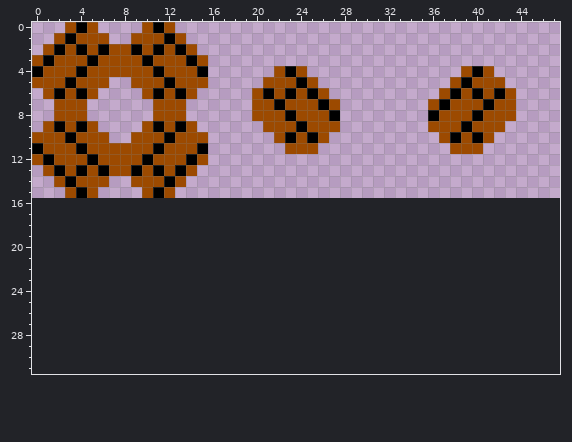
Two versions of one pixel-art sprite, Assets/spritesheets/brick_debris.png. This is how it looked before the edit.
The file is 48x16 pixels. The old version is drawn lined up with the new one, on the new canvas.
The same view after the edit:
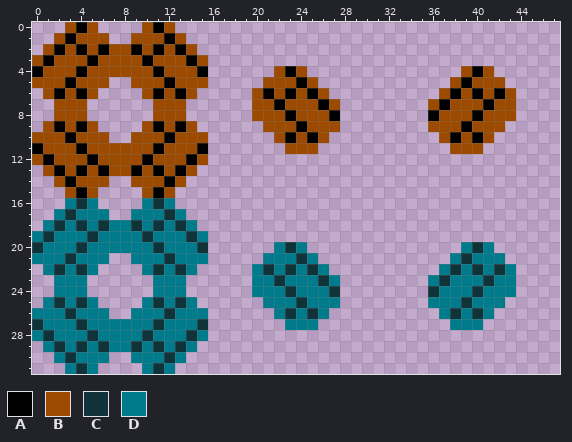
Palette (. is transparent): A #000000  B #9c4a00  C #103239  D #007b8c
The edit:
canvas 48x16 -> 48x32
@@ x 0..47 @@
 15 ...BAB....BAB...................................
-16 ................................................
-17 ................................................
-18 ................................................
-19 ................................................
-20 ................................................
-21 ................................................
-22 ................................................
-23 ................................................
-24 ................................................
-25 ................................................
-26 ................................................
-27 ................................................
-28 ................................................
-29 ................................................
-30 ................................................
-31 ................................................
+16 ...DCD....DCD...................................
+17 ..DCDDD..DDDCD..................................
+18 .DCDCDCDDCDCDCD.................................
+19 DCDDDCDDDDCDDDCD................................
+20 CDDDCDDDDDDCDDDC......DCD..............DCD......
+21 DDDCDDD..DDDCDDD.....DDDCD............DCDDD.....
+22 .DCDCD....DCDCD.....DCDCDCD..........DCDCDCD....
+23 ..DDD......DDD......DDCDDDCD........DCDDDCDD....
+24 ..DDD......DDD......DDDCDDDC........CDDDCDDD....
+25 .DCDCD....DCDCD......DDDCDDD........DDDCDDD.....
+26 DDDCDDD..DDDCDDD......DCDCD..........DCDCD......
+27 CDDDCDDDDDDCDDDC.......DDD............DDD.......
+28 DCDDDCDDDDCDDDCD................................
+29 .DCDCDCDDCDCDCD.................................
+30 ..DCDDD..DDDCD..................................
+31 ...DCD....DCD...................................
Changed places in both pictures, as pixel boxes (x1, y1, x2, y2):
added: (32, 198, 340, 374)
added: (428, 242, 516, 330)
